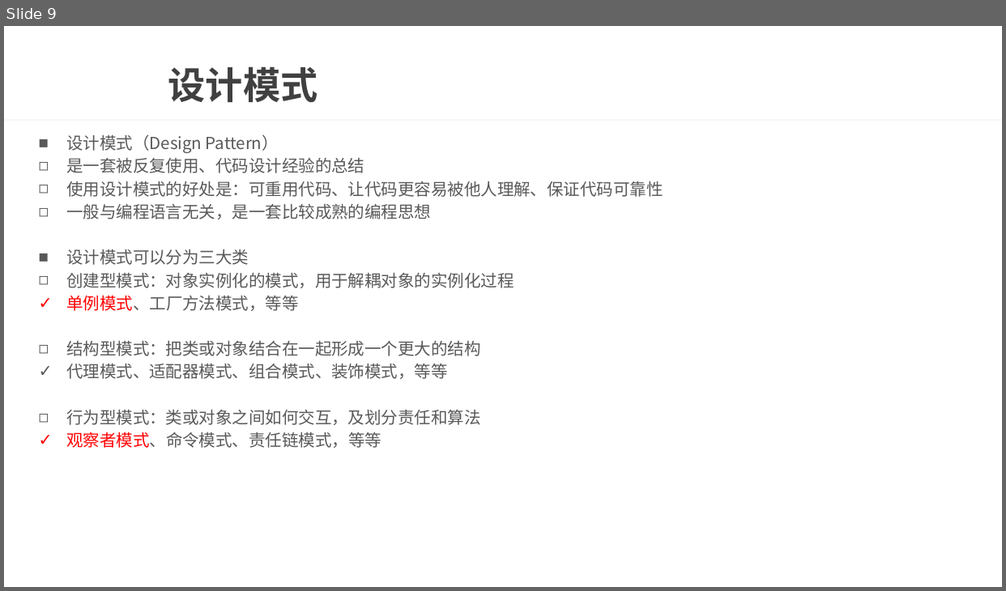
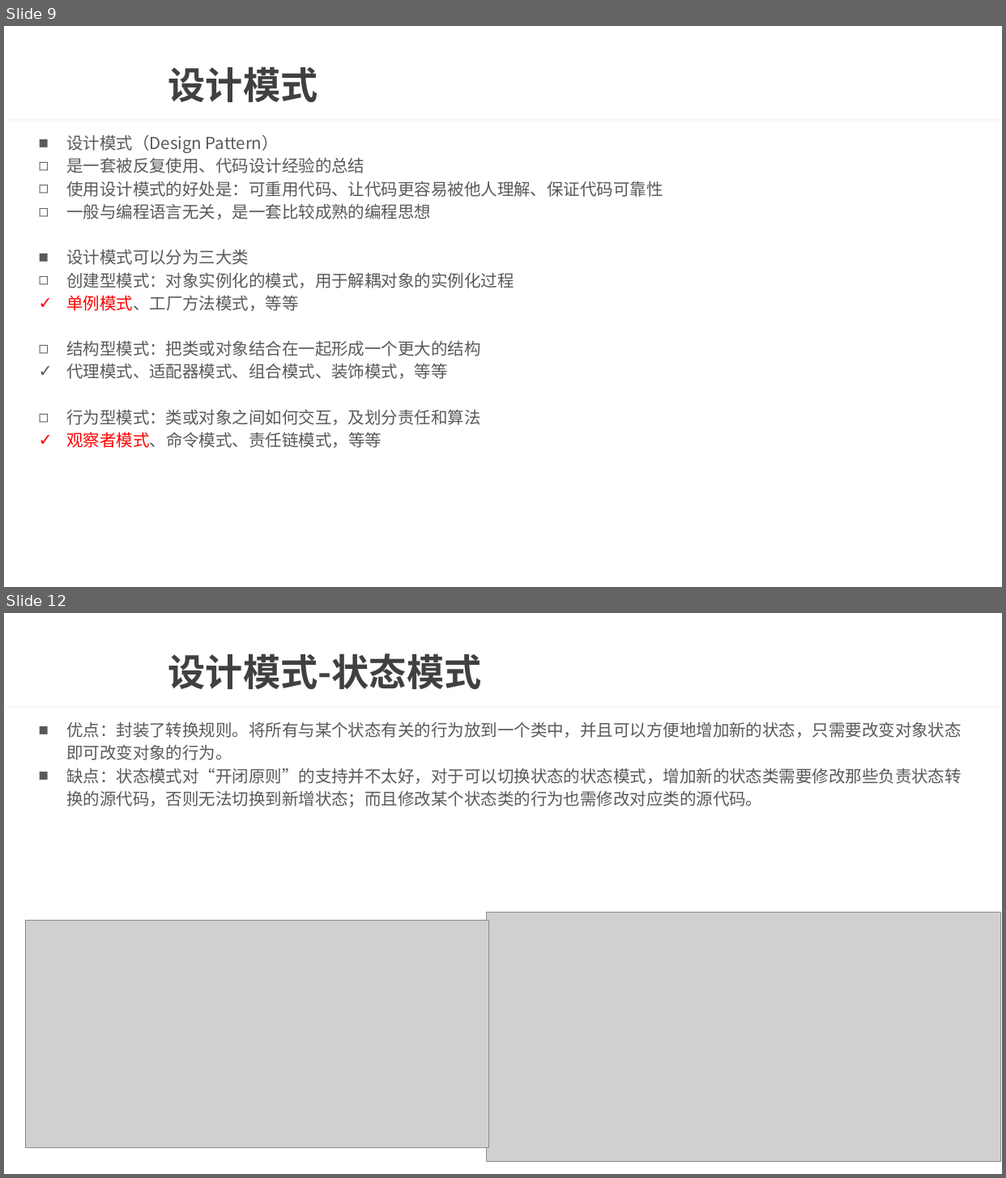
Before and after one commit to wtj900/wtj900.github.io, a slide deck: file/面试文档/07-设计模式与架构.pptx. Shown one above the other, each under a label of ours: slide 9 before the commit, slides 9 and 12 after it; the slides between them are not shown. The pictures are 1006x591 and 1006x1178 pixels, drawn with LibreOffice and Linux fonts; fonts in the diff are those of the drawing; grey boxes stand for pictures; background and template pictures are left out. Boxes give left, top, right and bottom in pixels: in the first picture for what was removed or moved away, otherwise in the second. Text is boxed around its words. In the diff, an @@ line names an element or a change of style, - is before the commit and + after.

Commit message:
设计模式

```diff
--- a/file/面试文档/07-设计模式与架构.pptx
+++ b/file/面试文档/07-设计模式与架构.pptx
@@ slide 12 added at [4,613,1002,1174], background picture (left out); not listed: 1 template element that a slide beside it also shows @@
@@ title added at [168,653,482,689], 36 pt, text #404040, bold @@
+设计模式-状态模式
@@ text added at [66,722,961,807], 16 pt, text #595959 @@
+■ 优点：封装了转换规则。将所有与某个状态有关的行为放到一个类中，并且可以方便地增加新的状态，只需要改变对象状态即可改变对象的行为。
+■ 缺点：状态模式对“开闭原则”的支持并不太好，对于可以切换状态的状态模式，增加新的状态类需要修改那些负责状态转换的源代码，否则无法切换到新增状态；而且修改某个状态类的行为也需修改对应类的源代码。
@@ picture added at [26,921,489,1149] @@
@@ picture added at [487,913,1001,1162] @@
```
Also in this commit, not shown: 6 other slides added, 2 other files.
